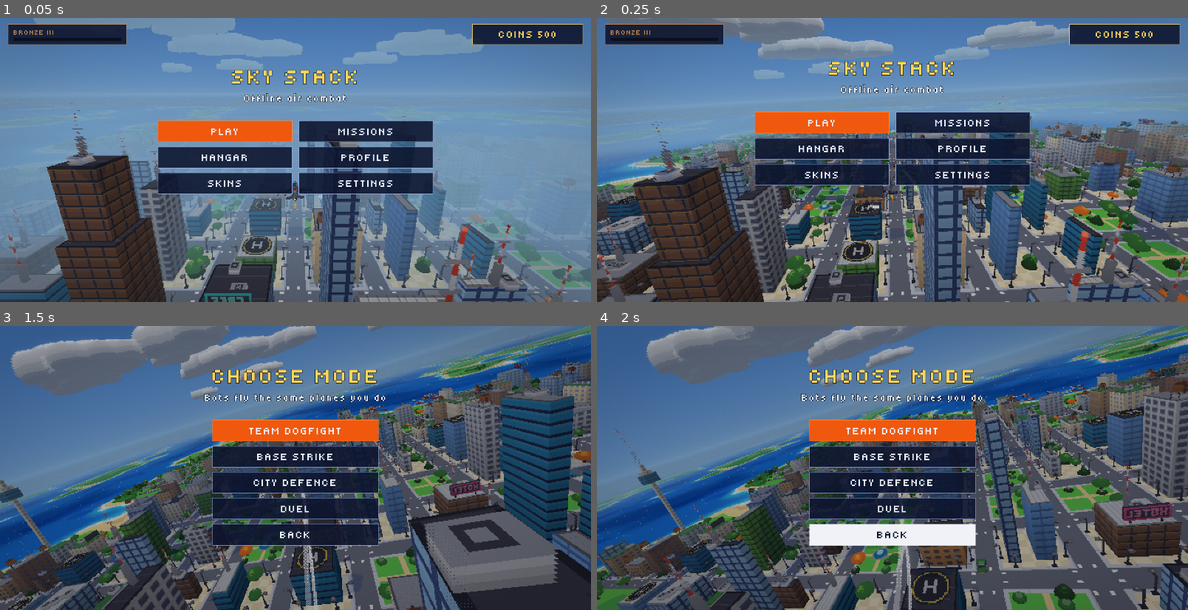
Above: before the commit, frames 1-4 (two rows, left to right).
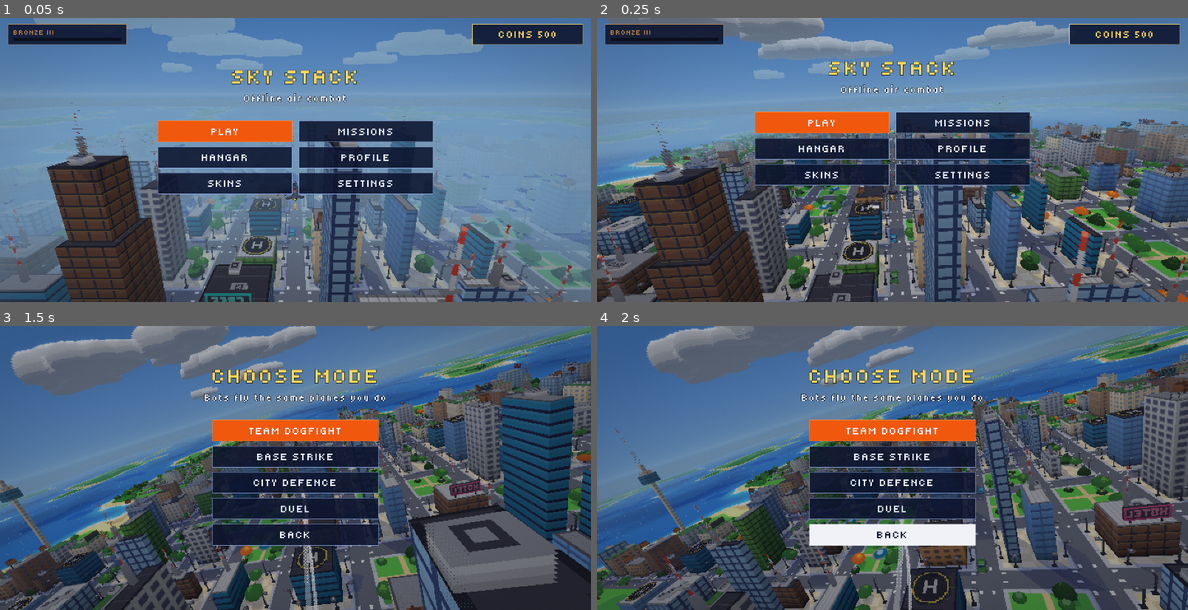
Above: after the commit, the same moments.

Repository: andriiolshevskyi7-hash/sky-stack
Game: Godot game, scene res://main.tscn
The game is run twice, just before and just after one commit, with the same random seed, the same clock (stepped at 60 frames per second) and the same inputs.
Inputs (mouse positions are in pixels of both pictures, inside the frame that each line leads up to):
- Up to frame 1 (0.05 s): no input
- Up to frame 2 (0.25 s): no input
- Up to frame 3 (1.5 s): tap Enter at 0.5 s; move the mouse to (425, 453) at 0.52 s; hold D 0.53-1.25 s; tap C at 0.6 s; click (425, 453) at 0.67 s; tap Space at 0.77, 1.07 s; drag from (177, 482) to (265, 524) at 1.27 s
- Up to frame 4 (2 s): no input

The runs differ from the first frame. In frame 1, 2.4% of the frame differs, in the area x 0-100%, y 40-100%; in frame 2, 3.0%; in frame 3, 6.8%; in frame 4, 8.4%, in the area x 0-100%, y 2-100%.

Commit message:
Phase D (1): sun shadows, quality preset, volumetric smoke/fire, water glints, unlit lamps, slow ships
- Street lamps: no light pools and no glowing bulbs any more (posts only)
- Sea / river traffic: 3x fewer vessels, 3x slower, gentle wide turns
  (they look 260-520 units ahead and steer slowly to open water), long
  V-shaped wakes spreading behind the stern
- Sun shadows from buildings, rock towers and trees: a hull projected
  along the sun in the vertex shader (lengthens towards dusk, fades at
  night), multiplied onto the ground with a cool tint; soft dithered
  penumbra on high
- Contact shadow (ambient occlusion) at the foot of building walls
- Smoke as round lit puffs (sun side bright, underside darker, soft
  dithered rim) that grow bigger on high; fire and flashes with a hot
  white-yellow core; warm pixels (fire, engines, explosions) bloom
- Water: Fresnel sky reflection towards the horizon, twinkling sun glints
  and a soft sheen where the sun reflects
- Graphics quality LOW / MEDIUM / HIGH (default high): low = no shadows,
  bloom, glints or puffs and a shorter view; medium adds them; high adds
  soft shadows and bigger smoke
- Tests: no lamp pools, shadows generated, few slow vessels, low quality
  turns shadows off

Co-Authored-By: Claude Opus 5.5 <noreply@anthropic.com>
Claude-Session: https://claude.ai/code/session_01L9hRBCRnnnxvoWgFDdSWFJ

Diff:
--- a/locale/strings.csv
+++ b/locale/strings.csv
@@ -421,3 +421,7 @@
 LOOK AROUND,LOOK AROUND,ОЗИРНУТИСЯ
 "In the cockpit hold the eye and drag","In the cockpit hold the eye and drag","У кабіні затисніть око й ведіть пальцем"
 "Hold Q / E, or drag with the middle mouse button","Hold Q / E, or drag with the middle mouse button","Затисніть Q / E або ведіть середньою кнопкою миші"
+Graphics quality,Graphics quality,Якість графіки
+q_low,low,низька
+q_medium,medium,середня
+q_high,high,висока
--- a/project.godot
+++ b/project.godot
@@ -66,6 +66,10 @@
 
 [shader_globals]
 
+gfx_quality={
+"type": "float",
+"value": 2.0
+}
 night={
 "type": "float",
 "value": 0.0
--- a/scripts/chunk_manager.gd
+++ b/scripts/chunk_manager.gd
@@ -96,6 +96,18 @@
 	_mutex.unlock()
 
 
+## Sun shadows of buildings on the ground (graphics quality).
+var shadows := true
+
+
+func set_shadows(on: bool) -> void:
+	shadows = on
+	for k in chunks:
+		var n: Node = chunks[k]["node"].get_node_or_null("Shadows")
+		if n != null:
+			n.visible = on
+
+
 func _mesh_node(arrays: Array, mat: Material, node_name: String) -> MeshInstance3D:
 	var mi := MeshInstance3D.new()
 	mi.name = node_name
@@ -127,6 +139,10 @@
 		node.add_child(_mesh_node(data["props"], Stacks.static_mat, "Props"))
 	if not data["glow"].is_empty():
 		node.add_child(_mesh_node(data["glow"], Stacks.glow_mat, "Glow"))
+	if not data["shadow"].is_empty():
+		var shn := _mesh_node(data["shadow"], Stacks.shadow_mat, "Shadows")
+		shn.visible = shadows
+		node.add_child(shn)
 	add_child(node)
 	if chunks.has(k):
 		chunks[k]["node"].queue_free()
--- a/scripts/city_gen.gd
+++ b/scripts/city_gen.gd
@@ -81,7 +81,6 @@
 
 enum { PK_TOWER, PK_MID, PK_HOUSE, PK_FLAT }
 
-const LAMP_GLOW := Color(1.0, 0.8, 0.5, 0.42)
 
 ## Flat ground layers (virtual units; world = x2). Every layer is a fixed step
 ## apart so no two coplanar surfaces ever share a depth value: at the far edge
@@ -95,6 +94,7 @@
 const Y_DETAIL := 0.42 # park paths, stadium pitch
 const Y_PROP := Y_LOT + 0.04 # props standing on a lot
 const Y_GLOW := 0.5 # additive light pools (no depth write)
+const Y_SHADOW := 0.46 # sun shadows on the ground (multiply, no depth write)
 const NEON := [Color(1.0, 0.25, 0.8, 0.8), Color(0.2, 0.9, 1.0, 0.8), Color(0.7, 0.35, 1.0, 0.8), Color(1.0, 0.55, 0.15, 0.7)]
 
 # ---- per-map generation parameters (set on the main thread by WorldMap
@@ -123,6 +123,7 @@
 	var b := MeshBuf.new()
 	var p := MeshBuf.new()
 	var gl := MeshBuf.new()
+	var sh := MeshBuf.new() # sun shadows of boxes (projected in the shader)
 	var boxes := PackedFloat32Array()
 	var ids := PackedInt64Array()
 	var roofs := PackedFloat32Array()
@@ -375,6 +376,7 @@
 		"build": cb.b.to_arrays() if not cb.b.is_empty() else [],
 		"props": cb.p.to_arrays() if not cb.p.is_empty() else [],
 		"glow": cb.gl.to_arrays() if not cb.gl.is_empty() else [],
+		"shadow": cb.sh.to_arrays() if not cb.sh.is_empty() else [],
 		"boxes": cb.boxes,
 		"ids": cb.ids,
 		"roofs": cb.roofs,
@@ -434,6 +436,8 @@
 
 ## Collapsed stack: 4 textured walls (texture rows = slices) + roof.
 static func _box(cb: Build, x0: float, z0: float, x1: float, z1: float, y0: float, y1: float, style: int, roof: int, seed: float, ground: bool) -> void:
+	if y1 > 3.5:
+		_shadow(cb, x0, z0, x1, z1, y1)
 	var fuv := _facade_uv(style)
 	var bot := 0.72 if ground else 1.0
 	# south (+Z, faces default camera), west (lit), east, north
@@ -451,6 +455,22 @@
 		var c := Color(1, 1, 1, seed)
 		cb.b.quad(Vector3(x0 + i, y, z0 + i), Vector3(x1 - i, y, z0 + i), Vector3(x1 - i, y, z1 - i), Vector3(x0 + i, y, z1 - i),
 			Vector2(x0 + i, z0 + i) / 32.0, Vector2(x1 - i, z0 + i) / 32.0, Vector2(x1 - i, z1 - i) / 32.0, Vector2(x0 + i, z1 - i) / 32.0, c, ruv)
+
+
+## Sun shadow of a box on the ground: the hull of the footprint and the
+## footprint shifted along the sun by the height. The sun always comes from
+## -X -Z (shadows fall to +X +Z), so the hull is this hexagon; UV.x holds the
+## height and the shader scales the shift by the current sun length.
+static func _shadow(cb: Build, x0: float, z0: float, x1: float, z1: float, h: float) -> void:
+	var y := Y_SHADOW
+	var b00 := Vector3(x0, y, z0)
+	var b10 := Vector3(x1, y, z0)
+	var b01 := Vector3(x0, y, z1)
+	var c := Color.WHITE
+	var u0 := Vector2(0, 0)
+	var uh := Vector2(h, 0)
+	cb.sh.quad(b00, b10, b10, Vector3(x1, y, z1), u0, u0, uh, uh, c)
+	cb.sh.quad(b00, Vector3(x1, y, z1), b01, b01, u0, uh, uh, u0, c)
 
 
 static func _reg(cb: Build, id: int, x0: float, z0: float, x1: float, z1: float, h: float) -> void:
@@ -558,12 +578,8 @@
 		]
 		for s in spots:
 			var yaw := atan2(-s[3], s[2])
+			# posts only: no light pools, no glowing bulbs (they flickered)
 			cb.p.add_stack(lamp, 0, Vector3(s[0], Y_WALK + 0.04, s[1]), yaw, 1.0, Color.WHITE, 2)
-			var gc: Color = LAMP_GLOW
-			if neon and hashi(int(s[0]), int(s[1]), 9) % 6 == 0:
-				gc = NEON[hashi(int(s[0]), int(s[1]), 10) % NEON.size()]
-				gc.a = 0.35 # occasional subtle neon pool
-			_glow(cb, s[0] + s[2] * 3.5, s[1] + s[3] * 3.5, 15.0, gc)
 
 
 static func _trees(cb: Build, rng: RandomNumberGenerator, r: Rect2, n: int, avoid: Array[Rect2], pine_bias: float = 0.25) -> void:
@@ -578,7 +594,11 @@
 		if not ok or island_h(x, z) < URBAN_H - 0.03:
 			continue
 		var v := 1 if rng.randf() < pine_bias else (2 if rng.randf() < 0.12 else 0)
-		_stack(cb, "tree", v, Vector3(x, Y_PROP, z), rng.randf() * TAU, rng.randf_range(0.8, 1.25))
+		var sc := rng.randf_range(0.8, 1.25)
+		_stack(cb, "tree", v, Vector3(x, Y_PROP, z), rng.randf() * TAU, sc)
+		# small sun shadow of the crown
+		var cr := 3.6 * sc
+		_shadow(cb, x - cr, z - cr, x + cr, z + cr, 7.0 * sc)
 
 
 # ------------------------------------------------------------------ blocks
--- a/scripts/fx.gd
+++ b/scripts/fx.gd
@@ -3,7 +3,7 @@
 ## Pooled pixel particles: explosions, smoke trails, sparks, muzzle flashes,
 ## afterburner. Structure-of-arrays, swap-remove, zero per-frame allocations.
 
-enum { FIRE, SMOKE, SPARK, FLASH, BURNER, DEBRIS, TRAIL, SPARK_W, CANOPY }
+enum { FIRE, SMOKE, SPARK, FLASH, BURNER, DEBRIS, TRAIL, SPARK_W, CANOPY, WAKE }
 const MAX := 1400
 
 var pos := PackedVector3Array()
@@ -22,6 +22,7 @@
 var burner_mult := 0.75
 var spray_mult := 1.0
 var realistic_flames := false
+var quality := 2 # graphics quality (smoke detail)
 var _col_t := 0.0
 
 const C_YELLOW := Color(1.0, 0.95, 0.55)
@@ -150,6 +151,15 @@
 ## White foam wake behind boats.
 func wake(p: Vector3) -> void:
 	spawn(p + _rv(1.5), Vector3.ZERO, 1.6, 2.0, TRAIL)
+
+
+## Ship wake: foam at the stern plus two arms spreading slowly sideways,
+## lasting a long time (a long V on the water).
+func wake_v(p: Vector3, side: Vector3, life_s: float, big: bool) -> void:
+	var w := 2.6 if big else 1.6
+	spawn(p + _rv(1.0), Vector3.ZERO, life_s, w * 1.3, WAKE)
+	spawn(p + side * w, side * (1.6 if big else 1.2), life_s, w, WAKE)
+	spawn(p - side * w, -side * (1.6 if big else 1.2), life_s, w, WAKE)
 
 
 ## White wingtip vapour trail (one puff per frame per wingtip).
@@ -209,7 +219,7 @@
 				v *= 1.0 - 1.0 * delta
 				col = C_SMOKE.lerp(C_DARK, t)
 				col.a = 0.85 * (1.0 - t)
-				s *= 1.0 + t * 1.5
+				s *= 1.0 + t * (2.4 if quality >= 2 else 1.5)
 			SPARK:
 				v.y -= 140.0 * delta
 				col = C_YELLOW
@@ -226,6 +236,9 @@
 			CANOPY:
 				v.y -= 50.0 * delta
 				col = Color(0.55, 0.85, 1.0) if int(t * 12.0 + i) % 2 == 0 else Color(0.9, 0.97, 1.0)
+			WAKE:
+				col = Color(0.92, 0.96, 1.0, 0.85 * (1.0 - t))
+				s *= 1.0 + t * 2.2
 			TRAIL:
 				col = Color(1, 1, 1, 1.0 if t < 0.6 else (1.0 - t) * 2.5)
 				s *= 1.0 + t * 0.8
@@ -241,6 +254,12 @@
 					spawn(pos[i], Vector3(0, 4, 0), rng.randf_range(0.5, 1.0), rng.randf_range(1.5, 2.5), SMOKE)
 		vel[i] = v
 		pos[i] += v * delta
-		batch.push(pos[i], s, col)
+		var stl := 0.0
+		if quality >= 1 and s >= 2.0:
+			if k == SMOKE or k == WAKE:
+				stl = 1.0
+			elif k == FIRE or k == FLASH:
+				stl = 2.0
+		batch.push(pos[i], s, col, stl)
 		i += 1
 	batch.end()
--- a/scripts/main.gd
+++ b/scripts/main.gd
@@ -32,6 +32,7 @@
 var sky_mat: ShaderMaterial
 var cockpit: Cockpit
 var cockpit3d: Cockpit3D
+var quality := 2 # graphics quality 0 low, 1 medium, 2 high
 var trails: Trails
 var missiles: Missiles
 var fleet: Fleet
@@ -495,7 +496,7 @@
 	cockpit3d.set_size(pv.low)
 	cockpit3d.update(delta, cockpit.alpha)
 	pv.post_mat.set_shader_parameter("cockpit_alpha", cockpit.alpha if cockpit3d.active else 0.0)
-	chunks.radius = 2 if cam.mode == GameCamera.Mode.OVERHEAD else 3
+	chunks.radius = 2 if cam.mode == GameCamera.Mode.OVERHEAD or quality == 0 else 3
 	var gf := ground_focus()
 	chunks.focus = gf
 	traffic.focus = gf
@@ -1496,7 +1497,14 @@
 	clouds.cover = cover
 	RenderingServer.global_shader_parameter_set("cloud_cover", cover)
 	RenderingServer.global_shader_parameter_set("jet_shadow_size", float(Stacks.get_sheet("jet").w) if st["jet_shadow"] else 0.0001)
-	pv.set_post("bloom", float(st["glow"]) * 0.55)
+	# graphics quality: low = no sun shadows / bloom / soft effects,
+	# medium = shadows + bloom, high = soft shadows, richer smoke and water
+	quality = int(st.get("quality", 2))
+	chunks.set_shadows(quality >= 1)
+	Stacks.shadow_mat.set_shader_parameter("soft", 1.0 if quality >= 2 else 0.0)
+	RenderingServer.global_shader_parameter_set("gfx_quality", float(quality))
+	fx.quality = quality
+	pv.set_post("bloom", float(st["glow"]) * 0.55 if quality >= 1 else 0.0)
 	pv.set_post("contrast", st["contrast"])
 	pv.set_post("vignette", st["vignette"])
 	pv.set_post("grain", st["grain"])
@@ -1802,6 +1810,17 @@
 	await t.get_tree().create_timer(2.5).timeout
 	if jet.visible or cam.cockpit_blend < 0.9:
 		errs.append("cockpit view did not engage (blend %.2f, jet visible %s)" % [cam.cockpit_blend, jet.visible])
+	# a few slow vessels on the water
+	var fast := 0.0
+	for bt in traffic.river_boats + traffic.sea_boats:
+		fast = maxf(fast, bt.w)
+	if traffic.river_boats.size() != 3 or traffic.sea_boats.size() != 1 or fast > 21.0:
+		errs.append("too many / too fast vessels (%d + %d, top %.0f)" % [traffic.river_boats.size(), traffic.sea_boats.size(), fast])
+	# graphics quality: low turns the sun shadows off, high back on
+	settings_ui.set_value("quality", 0)
+	if chunks.shadows or quality != 0:
+		errs.append("low quality did not switch shadows off")
+	settings_ui.set_value("quality", 2)
 	# 3D cockpit: rendered, small HUD combiner in the upper middle, panel
 	# below the centre, the stick follows the input
 	var hs: Array = cockpit3d.hud_screen()
--- a/scripts/point_batch.gd
+++ b/scripts/point_batch.gd
@@ -38,7 +38,7 @@
 	count = 0
 
 
-func push(p: Vector3, size: float, c: Color) -> void:
+func push(p: Vector3, size: float, c: Color, style: float = 0.0) -> void:
 	if count >= capacity:
 		return
 	var o := count * STRIDE
@@ -50,6 +50,7 @@
 	buf[o + 14] = c.b
 	buf[o + 15] = c.a
 	buf[o + 16] = size
+	buf[o + 17] = style
 	count += 1
 
 
--- a/scripts/settings.gd
+++ b/scripts/settings.gd
@@ -41,6 +41,7 @@
 	["WORLD", "seed", "World seed", "f", 7.0, 1.0, 99.0, 1.0],
 	["WORLD", "jet_shadow", "Jet shadow", "b", true],
 	["WORLD", "traffic", "Traffic", "c", 1, ["off", "low", "normal"]],
+	["LOOK", "quality", "Graphics quality", "c", 2, ["q_low", "q_medium", "q_high"]],
 	["LOOK", "glow", "Glow (fire, sun, engines, glints)", "f", 0.6, 0.0, 2.0, 0.05],
 	["LOOK", "contrast", "Colour depth and contrast", "f", 0.05, 0.0, 1.0, 0.05],
 	["LOOK", "vignette", "Darkened corners", "f", 0.2, 0.0, 1.0, 0.05],
--- a/scripts/sheet_gen.gd
+++ b/scripts/sheet_gen.gd
@@ -516,7 +516,7 @@
 		p.rect(2, 4, 5, 1, pole)
 	else:
 		p.rect(4, 3, 3, 3, P(Pal.DGRAY))
-		p.erect(5, 4, 1, 1, P(Pal.WARM))
+		p.px(5, 4, P(Pal.LGRAY)) # unlit lens
 
 
 static func _ac(p: Painter, s: int, v: int) -> void:
--- a/scripts/stack_lib.gd
+++ b/scripts/stack_lib.gd
@@ -61,6 +61,7 @@
 var building_mat: ShaderMaterial
 var ground_mat: ShaderMaterial
 var glow_mat: ShaderMaterial
+var shadow_mat: ShaderMaterial
 var fx_mat: ShaderMaterial
 var beam_mat: ShaderMaterial
 var _batch_mats := {}
@@ -726,6 +727,8 @@
 
 	glow_mat = ShaderMaterial.new()
 	glow_mat.shader = preload("res://shaders/glow.gdshader")
+	shadow_mat = ShaderMaterial.new()
+	shadow_mat.shader = preload("res://shaders/shadow.gdshader")
 
 	fx_mat = ShaderMaterial.new()
 	fx_mat.shader = preload("res://shaders/fx.gdshader")
--- a/scripts/traffic.gd
+++ b/scripts/traffic.gd
@@ -53,9 +53,10 @@
 		add_child(b)
 	for i in CARS:
 		_respawn_car(i)
-	for i in 10:
+	# a few slow vessels (3x fewer than before)
+	for i in 3:
 		river_boats.append(Vector4(0, 0, 0, -1))
-	for i in 2:
+	for i in 1:
 		sea_boats.append(Vector4(0, 0, 0, -1))
 
 
@@ -228,15 +229,22 @@
 				var px := focus.x + cos(a) * r
 				var pz := focus.z + sin(a) * r
 				if CityGen.island_hw(px, pz) < (0.42 if big else 0.47):
-					b = Vector4(px, pz, rng.randf() * TAU, rng.randf_range(28.0, 44.0) if big else rng.randf_range(36.0, 68.0))
+					b = Vector4(px, pz, rng.randf() * TAU, rng.randf_range(9.0, 14.0) if big else rng.randf_range(12.0, 20.0))
 					break
 			if b.w < 0.0:
 				arr[k] = b
 				continue
+		# slow, wide turns: look far ahead, turn gently towards open water
 		var fwd := Vector2(-sin(b.z), -cos(b.z))
-		var ahead := Vector2(b.x, b.y) + fwd * (140.0 if big else 60.0)
-		if CityGen.island_hw(ahead.x, ahead.y) > 0.46:
-			b.z += delta * 1.2 # steer away from the shore
+		var look := 520.0 if big else 260.0
+		var ahead := Vector2(b.x, b.y) + fwd * look
+		if CityGen.island_hw(ahead.x, ahead.y) > 0.44:
+			var l := Vector2(-sin(b.z + 0.5), -cos(b.z + 0.5))
+			var lp := Vector2(b.x, b.y) + l * look
+			var turn := 1.0 if CityGen.island_hw(lp.x, lp.y) < CityGen.island_hw(ahead.x, ahead.y) else -1.0
+			b.z += turn * delta * (0.09 if big else 0.16)
+		else:
+			b.z += sin(Time.get_ticks_msec() / 9000.0 + k * 2.3) * delta * 0.02 # lazy wander
 		b.x += fwd.x * b.w * delta
 		b.y += fwd.y * b.w * delta
 		arr[k] = b
@@ -244,7 +252,10 @@
 			ship_batch.push(Vector3(b.x, 0.6, b.y), b.z, 0, Color.WHITE, 0.0, 0.0, 1.0)
 		else:
 			boat_batch.push(Vector3(b.x, 0.6, b.y), b.z, k % 2, Color.WHITE, 0.0, 0.0, 1.0)
-			if fx != null and Engine.get_process_frames() % 4 == 0:
-				fx.wake(Vector3(b.x, 0.5, b.y) - Vector3(fwd.x, 0, fwd.y) * 32.0)
+		# long V-shaped wake behind the stern
+		if fx != null and Engine.get_process_frames() % 18 == i % 18:
+			var side := Vector2(-fwd.y, fwd.x)
+			var stern := Vector2(b.x, b.y) - fwd * (40.0 if big else 14.0)
+			fx.wake_v(Vector3(stern.x, 0.5, stern.y), Vector3(side.x, 0, side.y), 18.0 if big else 10.0, big)
 	boat_batch.end()
 	ship_batch.end()
--- a/shaders/building.gdshader
+++ b/shaders/building.gdshader
@@ -36,6 +36,10 @@
 	vec2 g = UV * tile;
 	vec3 base = atlas(facade_tex, uv, g).rgb * COLOR.rgb;
 	vec3 col = lit(base, wpos);
+	if (!roof && gfx_quality > 0.5) {
+		// contact shadow: walls darken towards the ground (ambient occlusion)
+		col *= mix(0.7, 1.0, smoothstep(0.5, 16.0, wpos.y));
+	}
 	float d = distance(wpos, cam_pos);
 	if (!roof && night > 0.02) {
 		vec4 em = atlas(facade_emit, uv, g);
--- a/shaders/fx.gdshader
+++ b/shaders/fx.gdshader
@@ -1,17 +1,40 @@
 // Pixel particles / bullets: camera-facing squares from a MultiMesh.
-// INSTANCE_CUSTOM.x = size in world units (1 unit = 1 low-res pixel).
-// COLOR.a < 1 is rendered with ordered dithering (no sorting needed).
+// INSTANCE_CUSTOM.x = size in world units, .y = style: 0 square, 1 smoke
+// ball (round, lit from the sun side, soft dithered edge), 2 fire ball (hot
+// white-yellow core that blooms). COLOR.a < 1 is rendered with ordered
+// dithering (no sorting needed).
 shader_type spatial;
 render_mode unshaded, cull_disabled, depth_draw_opaque;
 
 #include "res://shaders/common.gdshaderinc"
 
+varying float style;
+
 void vertex() {
 	MODELVIEW_MATRIX = VIEW_MATRIX * mat4(INV_VIEW_MATRIX[0], INV_VIEW_MATRIX[1], INV_VIEW_MATRIX[2], MODEL_MATRIX[3]);
 	VERTEX *= INSTANCE_CUSTOM.x;
+	style = INSTANCE_CUSTOM.y;
 }
 
 void fragment() {
-	if (bayer4(FRAGCOORD.xy) > COLOR.a) discard;
-	ALBEDO = COLOR.rgb;
+	float a = COLOR.a;
+	vec3 col = COLOR.rgb;
+	if (style > 0.5) {
+		vec2 d = UV * 2.0 - 1.0;
+		float r2 = dot(d, d);
+		if (r2 > 1.0) discard;
+		vec3 n = vec3(d.x, -d.y, sqrt(1.0 - r2));
+		if (style < 1.5) {
+			// smoke: lit from above / the sun side, darker underneath, soft rim
+			float l = 0.62 + 0.45 * dot(n, normalize(vec3(-0.35, 0.75, 0.55)));
+			col *= mix(vec3(0.75, 0.8, 0.95), vec3(1.08, 1.04, 0.98), clamp(l, 0.0, 1.0)) * l;
+			a *= 1.0 - r2 * r2 * 0.8;
+		} else {
+			// fire: white-yellow core, orange edge
+			col = mix(vec3(1.0, 0.97, 0.78), col, smoothstep(0.0, 0.7, r2));
+			a *= 1.0 - r2 * 0.4;
+		}
+	}
+	if (bayer4(FRAGCOORD.xy) > a) discard;
+	ALBEDO = col;
 }
--- a/shaders/ground.gdshader
+++ b/shaders/ground.gdshader
@@ -38,6 +38,7 @@
 	vec2 tile = vec2(float(idx % 8), float(idx / 8));
 	vec3 col = texture(ground_tex, (tile + f) * vec2(0.125, 0.5)).rgb * COLOR.rgb;
 	col = lit(col, wpos);
+	if (water) col = water_light(col, wpos, floor(wpos.xz));
 	if (water && night > 0.1) {
 		// city lights reflecting on water
 		float h = hash12(floor(wpos.xz * 0.5) + floor(TIME * 3.0));
--- a/shaders/post.gdshader
+++ b/shaders/post.gdshader
@@ -25,7 +25,9 @@
 vec3 bright(vec2 uv) {
 	vec3 c = texture(src_lin, uv).rgb;
 	float l = max(c.r, max(c.g, c.b));
-	return c * smoothstep(threshold, 1.0, l);
+	// warm saturated pixels (fire, engines, explosions) bloom a bit earlier
+	float warm = clamp((c.r - c.b) * 1.6, 0.0, 1.0) * step(0.55, c.g);
+	return c * max(smoothstep(threshold, 1.0, l), smoothstep(threshold - 0.1, 1.0, l) * warm);
 }
 
 void fragment() {
--- /dev/null
+++ b/shaders/shadow.gdshader
@@ -0,0 +1,32 @@
+// Sun shadows of buildings / rock towers on the ground (CityGen._shadow):
+// a hull whose far vertices are pushed along the sun by height (UV.x) times
+// the current shadow length, so shadows lengthen towards dusk. Multiplied
+// onto the ground with a cool tint, fading out at night. quality: 1 = hard
+// shadow, 2 = plus a soft dithered penumbra towards the far end.
+shader_type spatial;
+render_mode unshaded, blend_mul, depth_draw_never, cull_disabled;
+
+#include "res://shaders/common.gdshaderinc"
+
+uniform float strength = 0.42;
+uniform float soft = 0.0;
+
+varying float far_k;
+
+void vertex() {
+	VERTEX.xz += sun_shift * UV.x;
+	far_k = UV.x > 0.0 ? 1.0 : 0.0;
+	vec4 vp = MODELVIEW_MATRIX * vec4(VERTEX, 1.0);
+	vp.xyz *= 1.0 - 6.0 * 0.00018; // above the ground layers (see ground.gdshader)
+	POSITION = PROJECTION_MATRIX * vp;
+}
+
+void fragment() {
+	float k = strength * (1.0 - night * 0.85);
+	if (soft > 0.0) {
+		// penumbra: thins out with ordered dithering towards the far end
+		float fade = smoothstep(0.55, 1.0, far_k);
+		if (bayer4(FRAGCOORD.xy) < fade * 0.6) k *= 0.55;
+	}
+	ALBEDO = mix(vec3(1.0), vec3(0.42, 0.5, 0.78), k);
+}
--- a/shaders/terrain.gdshader
+++ b/shaders/terrain.gdshader
@@ -60,6 +60,7 @@
 		vec2 cell = floor(q / vec2(9.0, 5.0));
 		vec2 local = q - cell * vec2(9.0, 5.0);
 		if (depth > 0.03 && hash12(cell) > 0.93 && local.y < 1.0 && local.x < 3.0) col = mix(col, FOAM, 0.55);
+		if (depth > 0.02) col = water_light(col, wpos, p);
 	} else if (h < 0.525) {
 		col = h < 0.506 ? SAND_WET : SAND;
 	} else {
--- a/tests/run_tests.gd
+++ b/tests/run_tests.gd
@@ -168,6 +168,8 @@
 	var b := CityGen.generate_chunk(0, 0, Stacks.sheets, {})
 	check(a["quads"] == b["quads"] and a["boxes"] == b["boxes"], "chunk generation is deterministic")
 	check(a["boxes"].size() > 0, "origin chunk has buildings (%d)" % (a["boxes"].size() / 5))
+	check((a["glow"] as Array).is_empty(), "street lamps cast no light pools")
+	check(not (a["shadow"] as Array).is_empty(), "buildings and trees cast sun shadows")
 	var total_boxes := 0
 	var tall := 0
 	var t0 := Time.get_ticks_msec()
Not shown, changed: shaders/common.gdshaderinc
